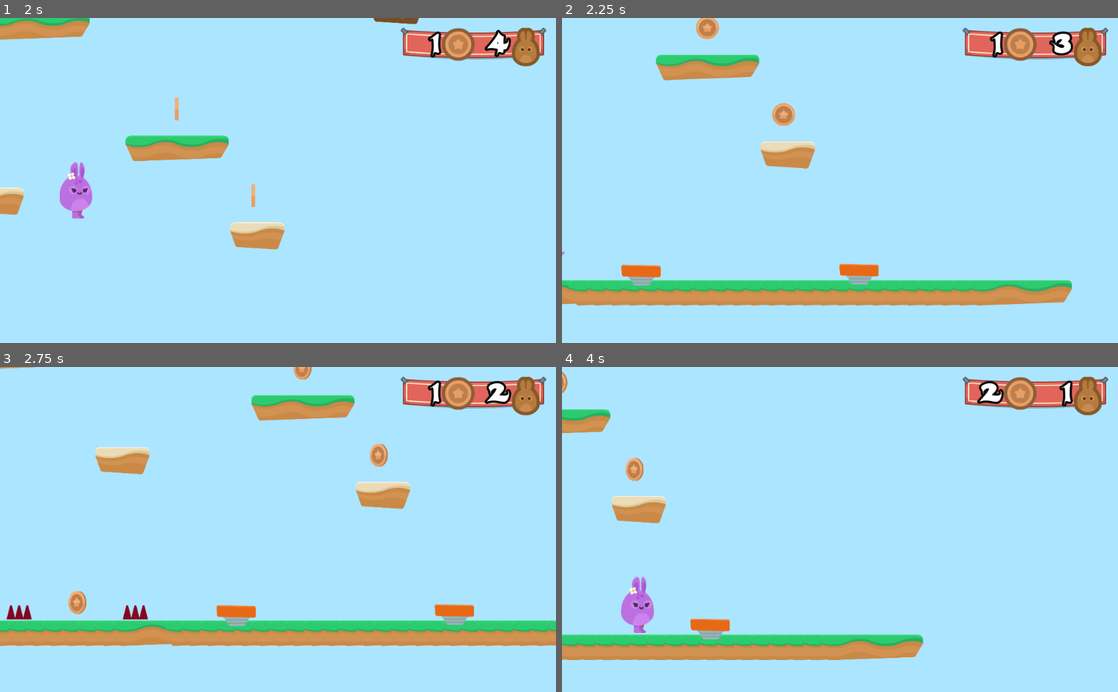
Above: before the commit, frames 1-4 (two rows, left to right).
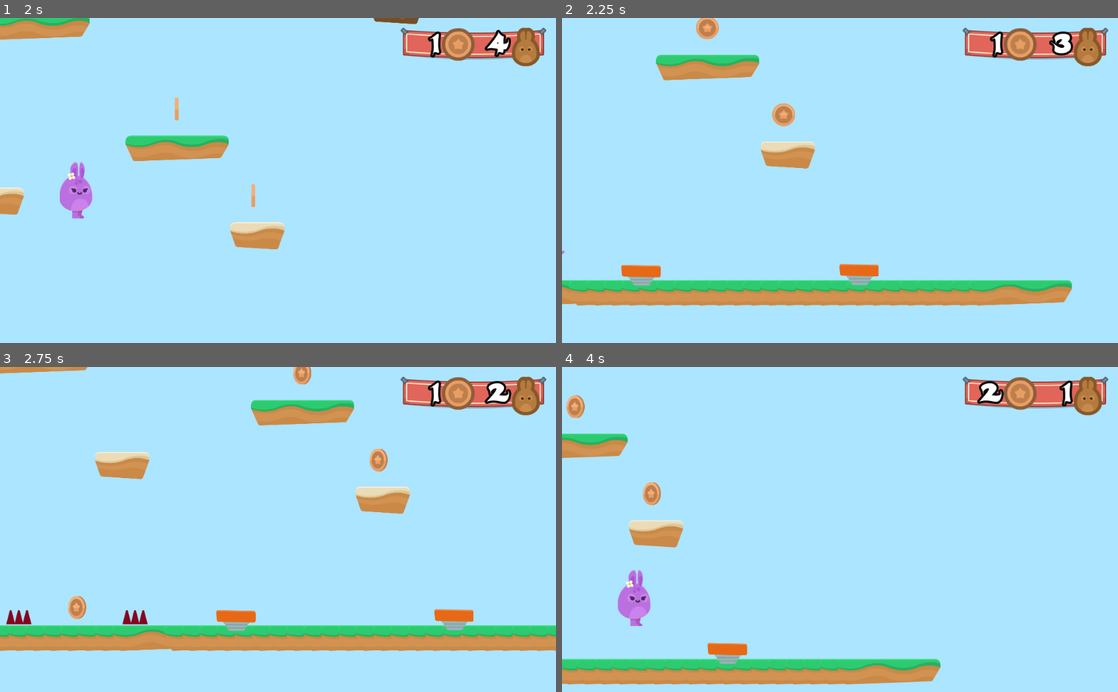
Above: after the commit, the same moments.

Repository: PatrykDagiel/GodotProjects
Game: Godot game, scene res://Levels/Level1.tscn
The game is run twice, just before and just after one commit, with the same random seed, the same clock (stepped at 60 frames per second) and the same inputs.
Inputs:
- Up to frame 1 (2 s): hold D (right) from 0.53 s (still down); tap W (jump) at 0.77, 1.52 s
- Up to frame 2 (2.25 s): release D (right) at 2.03 s; hold A (left) from 2.03 s (still down)
- Up to frame 3 (2.75 s): keep holding A (left)
- Up to frame 4 (4 s): release A (left) at 2.78 s; hold D (right) from 2.78 s (still down); tap W (jump) at 3.02, 3.77 s

Frame 1 is identical in both runs. In frame 2, 0.1% of the frame differs, in the area x 0-91%, y 11-89%; in frame 3, 8.7%; in frame 4, 14%, in the area x 0-69%, y 1-98%.

Commit message:
First Part HD v8

Diff:
--- a/HoppyDays/Hazards/Hazards.gd
+++ b/HoppyDays/Hazards/Hazards.gd
@@ -2,4 +2,3 @@
 
 func _on_SpikeTop_body_entered(body):
 	get_tree().call_group("Gamestate", "hurt")
-	get_tree().call_group("GUI", "hurt")
--- a/HoppyDays/Levels/Level1.tscn
+++ b/HoppyDays/Levels/Level1.tscn
@@ -8,6 +8,7 @@
 [ext_resource path="res://Levels/GameState.gd" type="Script" id=6]
 [ext_resource path="res://GUI/GUI.tscn" type="PackedScene" id=7]
 [ext_resource path="res://Items/Coin.tscn" type="PackedScene" id=8]
+[ext_resource path="res://NPCs/Spikeman.tscn" type="PackedScene" id=9]
 
 [node name="Level1" type="Node2D"]
 script = ExtResource( 6 )
@@ -85,4 +86,9 @@
 
 [node name="GUI" parent="." instance=ExtResource( 7 )]
 
+[node name="NPCs" type="Node" parent="."]
+
+[node name="Spikeman" parent="NPCs" instance=ExtResource( 9 )]
+position = Vector2( 836.158, 1581.22 )
+
 [editable path="Player"]
--- /dev/null
+++ b/HoppyDays/NPCs/Spikeman.tscn
@@ -0,0 +1,85 @@
+[gd_scene load_steps=8 format=2]
+
+[ext_resource path="res://GFX/Enemies/spikeMan_walk2.png" type="Texture" id=1]
+[ext_resource path="res://GFX/Enemies/spikeMan_walk1.png" type="Texture" id=2]
+[ext_resource path="res://GFX/Enemies/spikeMan_stand.png" type="Texture" id=3]
+[ext_resource path="res://Hazards/Hazards.gd" type="Script" id=4]
+
+[sub_resource type="SpriteFrames" id=1]
+animations = [ {
+"frames": [ ExtResource( 2 ), ExtResource( 1 ) ],
+"loop": true,
+"name": "walk",
+"speed": 5.0
+}, {
+"frames": [ ExtResource( 3 ) ],
+"loop": true,
+"name": "stand",
+"speed": 5.0
+} ]
+
+[sub_resource type="CapsuleShape2D" id=2]
+radius = 45.411
+height = 78.683
+
+[sub_resource type="Animation" id=3]
+resource_name = "Spikeman"
+length = 6.0
+loop = true
+step = 1.0
+tracks/0/type = "value"
+tracks/0/path = NodePath(".:position")
+tracks/0/interp = 1
+tracks/0/loop_wrap = true
+tracks/0/imported = false
+tracks/0/enabled = true
+tracks/0/keys = {
+"times": PoolRealArray( 0, 1, 2, 4, 5 ),
+"transitions": PoolRealArray( 1, 1, 1, 1, 1 ),
+"update": 0,
+"values": [ Vector2( 0, 0 ), Vector2( -100, 0 ), Vector2( -100, 0 ), Vector2( 100, 0 ), Vector2( 100, 0 ) ]
+}
+tracks/1/type = "value"
+tracks/1/path = NodePath("AnimatedSprite:animation")
+tracks/1/interp = 1
+tracks/1/loop_wrap = true
+tracks/1/imported = false
+tracks/1/enabled = true
+tracks/1/keys = {
+"times": PoolRealArray( 0, 1, 2, 4, 5 ),
+"transitions": PoolRealArray( 1, 1, 1, 1, 1 ),
+"update": 1,
+"values": [ "walk", "stand", "walk", "stand", "walk" ]
+}
+tracks/2/type = "value"
+tracks/2/path = NodePath("AnimatedSprite:flip_h")
+tracks/2/interp = 1
+tracks/2/loop_wrap = true
+tracks/2/imported = false
+tracks/2/enabled = true
+tracks/2/keys = {
+"times": PoolRealArray( 0, 2, 5 ),
+"transitions": PoolRealArray( 1, 1, 1 ),
+"update": 1,
+"values": [ true, false, true ]
+}
+
+[node name="Spikeman" type="Node2D"]
+
+[node name="Area2D" type="Area2D" parent="."]
+collision_layer = 4
+script = ExtResource( 4 )
+
+[node name="AnimatedSprite" type="AnimatedSprite" parent="Area2D"]
+frames = SubResource( 1 )
+animation = "walk"
+playing = true
+flip_h = true
+
+[node name="CollisionShape2D" type="CollisionShape2D" parent="Area2D"]
+shape = SubResource( 2 )
+
+[node name="AnimationPlayer" type="AnimationPlayer" parent="Area2D"]
+autoplay = "Spikeman"
+anims/Spikeman = SubResource( 3 )
+[connection signal="body_entered" from="Area2D" to="Area2D" method="_on_SpikeTop_body_entered"]
--- a/HoppyDays/Player/Player.gd
+++ b/HoppyDays/Player/Player.gd
@@ -46,7 +46,7 @@
 func hurt():
 	position.y -= 1
 	yield(get_tree(), "idle_frame")
-	motion.y -= JUMP_SPEED
+	motion.y = -JUMP_SPEED
 	$PainSFX.play()
 #	if (lifes == 0):
 #		end_game()
Not shown: 1 places in HoppyDays/Levels/Level1.tscn that only renumber resources
